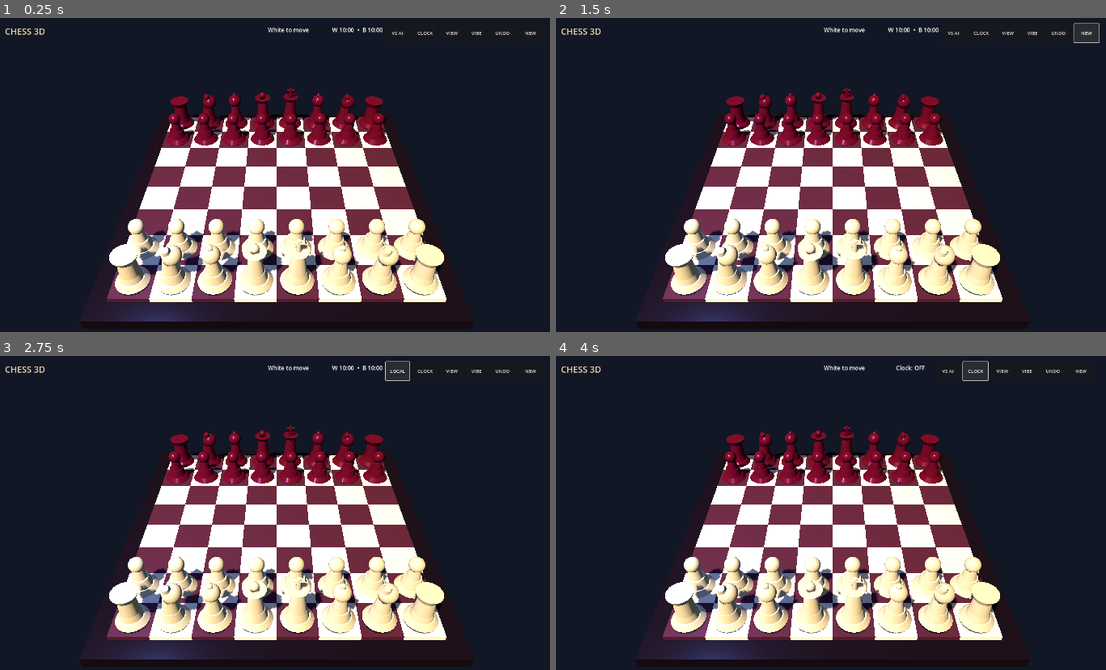
Above: before the commit, frames 1-4 (two rows, left to right).
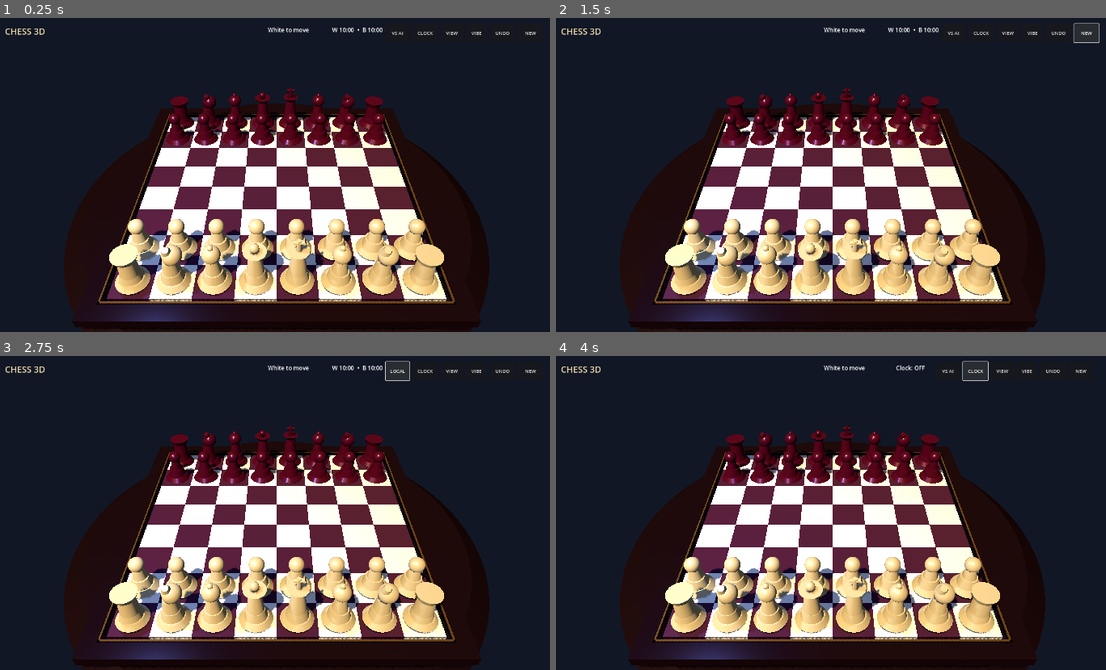
Above: after the commit, the same moments.

Repository: redxbox/chess-3d
Game: Godot game, scene res://src/main/main.tscn
Same seed, same stepped clock (60 frames per second), same inputs: the game is played once before the commit and once after it.
Inputs:
- Up to frame 1 (0.25 s): no input
- Up to frame 2 (1.5 s): click "NEW" at 0.5 s; click "NEW" at 1.25 s
- Up to frame 3 (2.75 s): click "VS AI" at 2 s
- Up to frame 4 (4 s): click "LOCAL" at 2.75 s; click "CLOCK" at 3.5 s

The runs differ from the first frame. In frame 1, 22% of the frame differs, in the area x 11-89%, y 22-100%; in frame 2, 22%; in frame 3, 22%; in frame 4, 22%.

Commit message:
Begin visual milestone with cinematic board materials
Co-authored-by: arena-agent <297053741+arena-agent@users.noreply.github.com>

Diff:
--- a/src/main/main.gd
+++ b/src/main/main.gd
@@ -113,12 +113,50 @@
 	base.position.y = -0.22
 	board.add_child(base)
 
+	var wood := _material(Color("241418"), 0.3, 0.18)
+	var gold := _material(Color("9f7440"), 0.22, 0.72)
+	for rail in [
+		[Vector3(0, -0.02, -4.38), Vector3(9.15, 0.26, 0.42)],
+		[Vector3(0, -0.02, 4.38), Vector3(9.15, 0.26, 0.42)],
+		[Vector3(-4.38, -0.02, 0), Vector3(0.42, 0.26, 8.35)],
+		[Vector3(4.38, -0.02, 0), Vector3(0.42, 0.26, 8.35)]
+	]:
+		_add_board_box(rail[0], rail[1], wood)
+	for accent in [
+		[Vector3(0, 0.125, -4.12), Vector3(8.2, 0.035, 0.045)],
+		[Vector3(0, 0.125, 4.12), Vector3(8.2, 0.035, 0.045)],
+		[Vector3(-4.12, 0.125, 0), Vector3(0.045, 0.035, 8.2)],
+		[Vector3(4.12, 0.125, 0), Vector3(0.045, 0.035, 8.2)]
+	]:
+		_add_board_box(accent[0], accent[1], gold)
+
+	var table := MeshInstance3D.new()
+	var table_mesh := CylinderMesh.new()
+	table_mesh.top_radius = 5.8
+	table_mesh.bottom_radius = 6.4
+	table_mesh.height = 0.45
+	table_mesh.radial_segments = 64
+	table_mesh.material = wood
+	table.mesh = table_mesh
+	table.position.y = -0.58
+	board.add_child(table)
+
+
+func _add_board_box(position: Vector3, size: Vector3, material: Material) -> void:
+	var instance := MeshInstance3D.new()
+	var mesh := BoxMesh.new()
+	mesh.size = size
+	mesh.material = material
+	instance.mesh = mesh
+	instance.position = position
+	board.add_child(instance)
+
 
 func _create_pieces() -> void:
 	for child in pieces_root.get_children():
 		child.queue_free()
-	var ivory := _material(Color("d8c49a"), 0.24, 0.28)
-	var ruby := _material(Color("68172f"), 0.2, 0.38)
+	var ivory := _material(Color("c8ad78"), 0.3, 0.2)
+	var ruby := _material(Color("591329"), 0.26, 0.32)
 	var names := {"p": "pawn", "r": "rook", "n": "knight", "b": "bishop", "q": "queen", "k": "king"}
 	for rank in BOARD_SIZE:
 		for file in BOARD_SIZE:
@@ -522,6 +560,8 @@
 	material.albedo_color = color
 	material.roughness = roughness
 	material.metallic = metallic
+	material.clearcoat_enabled = true
+	material.clearcoat_roughness = minf(0.65, roughness + 0.12)
 	return material
 
 
--- a/src/main/main.tscn
+++ b/src/main/main.tscn
@@ -12,14 +12,17 @@
 [node name="KeyLight" type="DirectionalLight3D" parent="."]
 rotation_degrees = Vector3(-55, -35, 0)
 light_color = Color(1, 0.88, 0.72, 1)
-light_energy = 1.25
+light_energy = 0.82
 shadow_enabled = true
+directional_shadow_max_distance = 24.0
+directional_shadow_fade_start = 0.75
 
 [node name="FillLight" type="OmniLight3D" parent="."]
 position = Vector3(-4, 5, 3)
 omni_range = 12.0
 light_color = Color(0.35, 0.52, 1, 1)
-light_energy = 2.0
+light_energy = 1.1
+shadow_enabled = true
 
 [node name="CameraRig" type="Node3D" parent="."]
 rotation_degrees = Vector3(0, 0, 0)
Not shown, changed: export_presets.cfg
Not shown, changed: .github/workflows/ci.yml
Not shown, changed: ROADMAP.md
